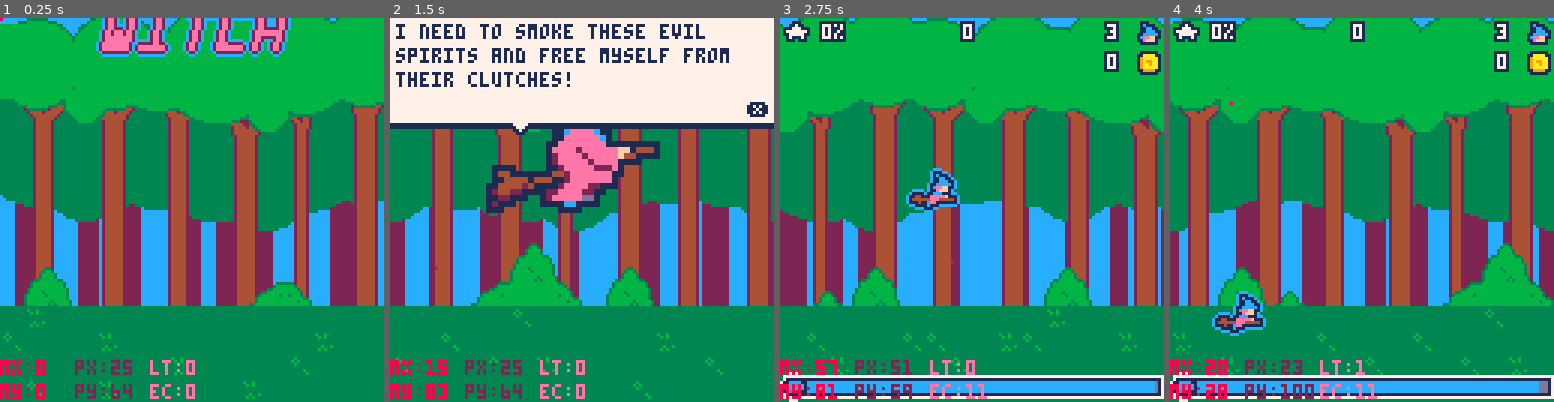
Above: before the commit, frames 1-4 (left to right).
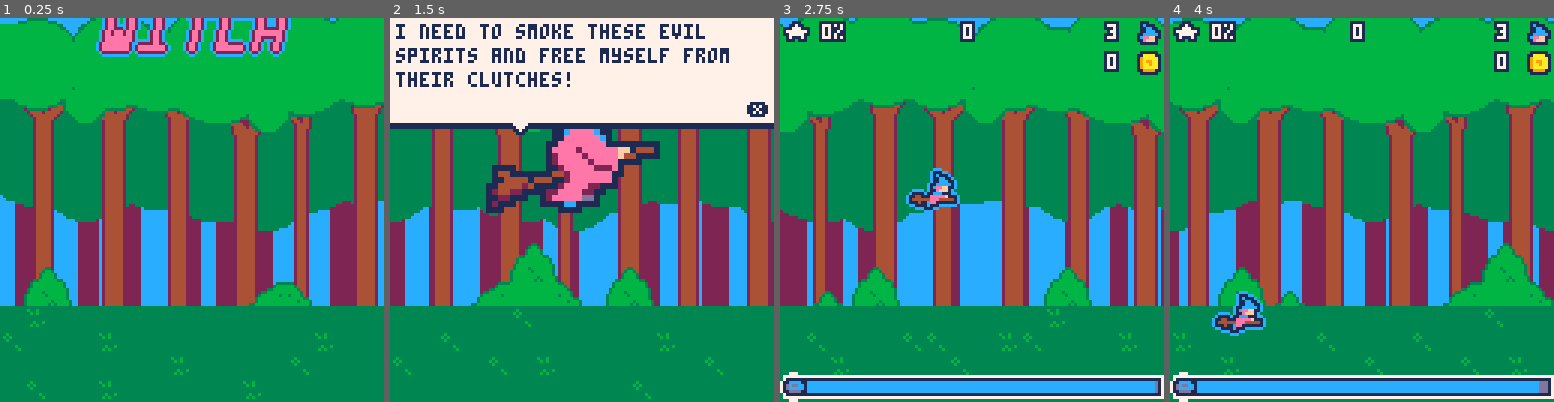
Above: after the commit, the same moments.

Repository: roseblack02/pico8-witch_blaster
Game: PICO-8 cartridge witch_blaster.p8
The game is run twice, just before and just after one commit, with the same random seed, the same clock (stepped at 60 frames per second) and the same inputs.
Inputs (mouse positions are in pixels of both pictures, inside the frame that each line leads up to):
- Up to frame 1 (0.25 s): no input
- Up to frame 2 (1.5 s): tap X (X key) at 0.33, 1.07 s; click (670, 121) at 0.67 s; tap O (Z key) at 0.7 s; click (436, 267) at 1.22 s
- Up to frame 3 (2.75 s): hold Right 1.6-2.1 s; tap O (Z key) at 1.7, 2.1, 2.5 s; click (887, 114) at 1.77 s; tap X (X key) at 1.85 s; hold Up 2.15-2.42 s; click (952, 259) at 2.32 s; hold Right from 2.47 s (still down)
- Up to frame 4 (4 s): click (1404, 106) at 2.87 s; tap O (Z key) at 2.9, 3.3, 3.7 s; tap X (X key) at 2.97 s; release Right at 3.03 s; hold Left 3.08-3.58 s; click (1465, 256) at 3.42 s; hold Down 3.63-3.97 s; click (1231, 102) at 3.97 s

The runs differ from the first frame. In frame 1, 1.3% of the frame differs, in the area x 0-51%, y 0-100%; in frame 2, 1.4%; in frame 3, 1.4%; in frame 4, 1.5%, in the area x 0-54%, y 21-100%.

Commit message:
palette changes

Diff:
--- a/witch_blaster.p8
+++ b/witch_blaster.p8
@@ -7,20 +7,11 @@
 	maybe an extra level or 2?
 
 	refine tutorial level
-	refine egg boss level
+	refine final boss level
 
 	game music
 	end screen music
 	at least 1 boss song ideally 2
-
-	make little ending animation (say something frickin cool like "get smoked babee B)")
-
-	make intro animation with story text (say somthin like "i need to ice that fool >:(")
-
-	refine enemies
-	refine movement
-	refine sprites
-	refine shop look and prices
 ]]--
 
 function _init()
@@ -273,9 +264,6 @@
 
 		end
 	}
-
-	--mouse temp
-	poke(0x5f2d, 1)
 end
 
 function _update60()
@@ -294,10 +282,6 @@
 	--count frames
 	frame+=1
 	if (frame>60) frame=0
-
-	--mouse temp
-	mouse_x=stat(32)
-	mouse_y=stat(33)
 end
 
 function _draw()
@@ -312,17 +296,6 @@
 	elseif state=="end" then
 		draw_end()
 	end
-
-	--debug info
-	print("mx:"..mouse_x,0,114,8)
-	print("my:"..mouse_y,0,122,8)
-	pset(mouse_x,mouse_y,8)
-
-	print("px:"..flr(player.x),25,114,2)
-	print("py:"..flr(player.y),25,122,2)
-
-	print("lt:"..flr(level_timer),50,114,14)
-	print("ec:"..#enemy_objs,50,122,14)
 end
 
 --game states
@@ -1539,7 +1512,7 @@
 	pal()
 
 	if game_pal=="trans" then
-		pal({-15,-14,2,-3,-4,6,7,-8,13,14,-3,12,13,14,6},1)
+		pal({-15,-14,2,-3,-4,6,7,-8,6,7,-3,12,13,14,6},1)
 	else
 		pal({1,2,3,4,5,6,7,8,9,10,-5},1)
 	end
